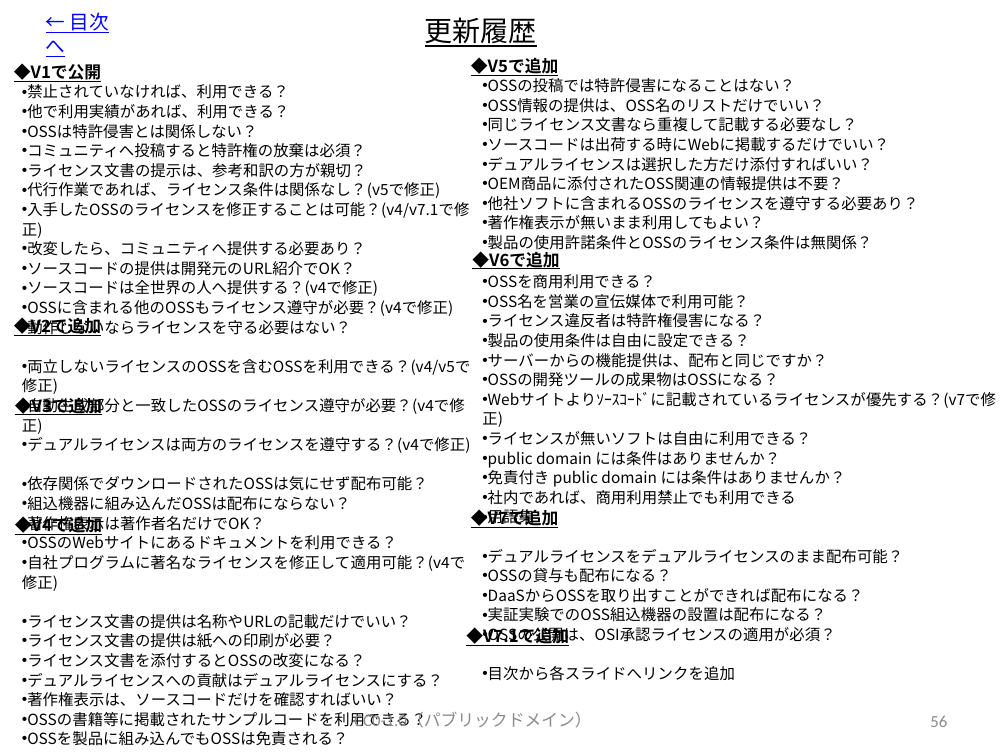
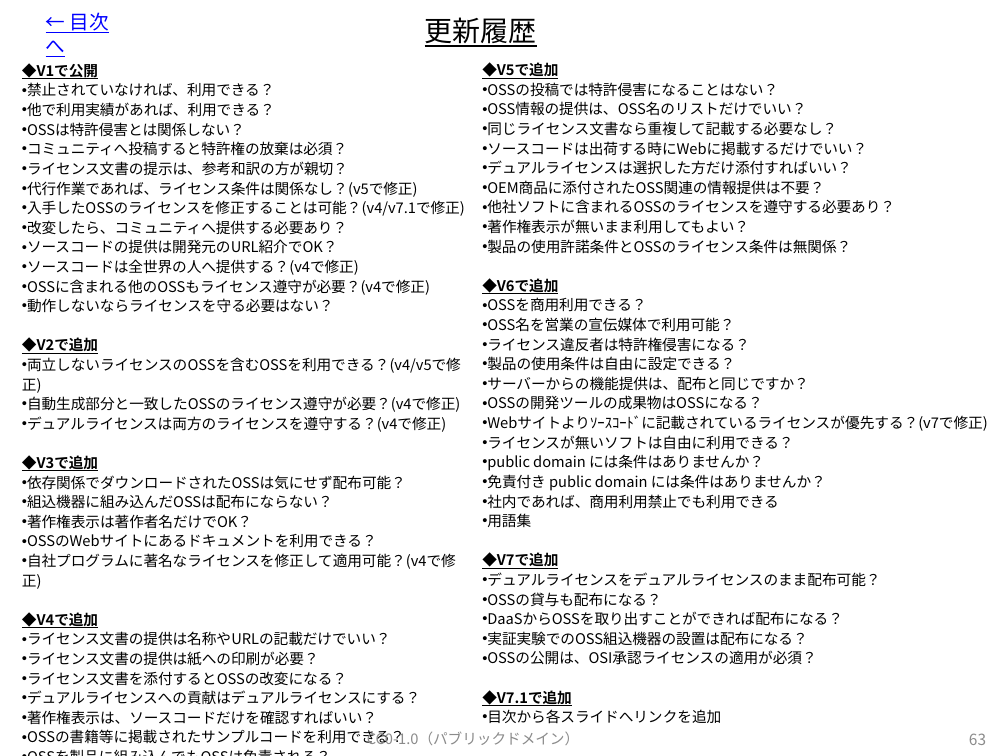
Before and after one commit to OpenChain-Project/OpenChain-JWG, a slide deck: slide 64 of Education_Material/FAQ/OSSライセンス関連でよくある誤解_CC0.pptx (slide 57 before the commit). Drawn at 1008x756 pixels with LibreOffice and Linux fonts; fonts in the diff are those of the drawing. Boxes give left, top, right and bottom in pixels: in the first picture for what was removed or moved away, otherwise in the second. Text is boxed around its words. In the diff, an @@ line names an element or a change of style, - is before the commit and + after.

Commit message:
V8に更新します。

```diff
--- a/Education_Material/FAQ/OSSライセンス関連でよくある誤解_CC0.pptx
+++ b/Education_Material/FAQ/OSSライセンス関連でよくある誤解_CC0.pptx
@@ text "◆V1で公開": place and size @@
-text "◆V1で公開" at [27, 84, 470, 687]
+text "◆V1で公開" at [22, 63, 465, 744]
@@ text removed at [471, 57, 558, 76] @@
-◆V5で追加
@@ text "◆V5で追加": place and size @@
-text "◆V5で追加" at [488, 78, 996, 681]
+text "◆V5で追加" at [482, 62, 987, 724]
@@ text removed at [14, 63, 101, 82] @@
-◆V1で公開
@@ text at [22, 63, 98, 79]: paragraph added @@
+◆V1で公開
@@ text at [27, 82, 465, 744]: size 11 to 10.5 pt @@
@@ text at [482, 62, 558, 79]: paragraph added @@
+◆V5で追加
@@ text at [487, 82, 987, 724]: size 11 to 10.5 pt @@
@@ text removed at [472, 249, 559, 269] @@
-◆V6で追加
@@ text at [482, 278, 558, 294]: paragraph added @@
+◆V6で追加
@@ text removed at [14, 315, 101, 337] @@
-◆V2で追加
@@ text at [22, 337, 98, 354]: paragraph added @@
+◆V2で追加
@@ text removed at [15, 395, 102, 417] @@
-◆V3で追加
@@ text at [22, 455, 98, 471]: paragraph added @@
+◆V3で追加
@@ text removed at [471, 507, 558, 529] @@
-◆V7で追加
@@ text removed at [15, 514, 102, 536] @@
-◆V4で追加
@@ text at [482, 552, 558, 569]: paragraph added @@
+◆V7で追加
@@ text at [22, 612, 98, 628]: paragraph added @@
+◆V4で追加
@@ text removed at [466, 628, 569, 646] @@
-◆V7.1で追加
@@ text "CC0-1.0（パブリックドメイン）": place and size @@
-text "CC0-1.0（パブリックドメイン）" at [354, 713, 591, 728]
+text "CC0-1.0（パブリックドメイン）" at [367, 730, 579, 745]
@@ text "CC0-1.0（パブリックドメイン）" at [367, 730, 579, 745]: size 12 to 10.5 pt, font Calibri to Noto Sans CJK JP @@
@@ text at [482, 690, 572, 706]: paragraph added @@
+◆V7.1で追加
@@ page number removed at [930, 716, 947, 727] @@
-56
@@ page number added at [969, 733, 986, 745], 11 pt, text #8C8C8C @@
+63
```
Also in this commit, not shown: 2 other slides changed, 8 slides added.
